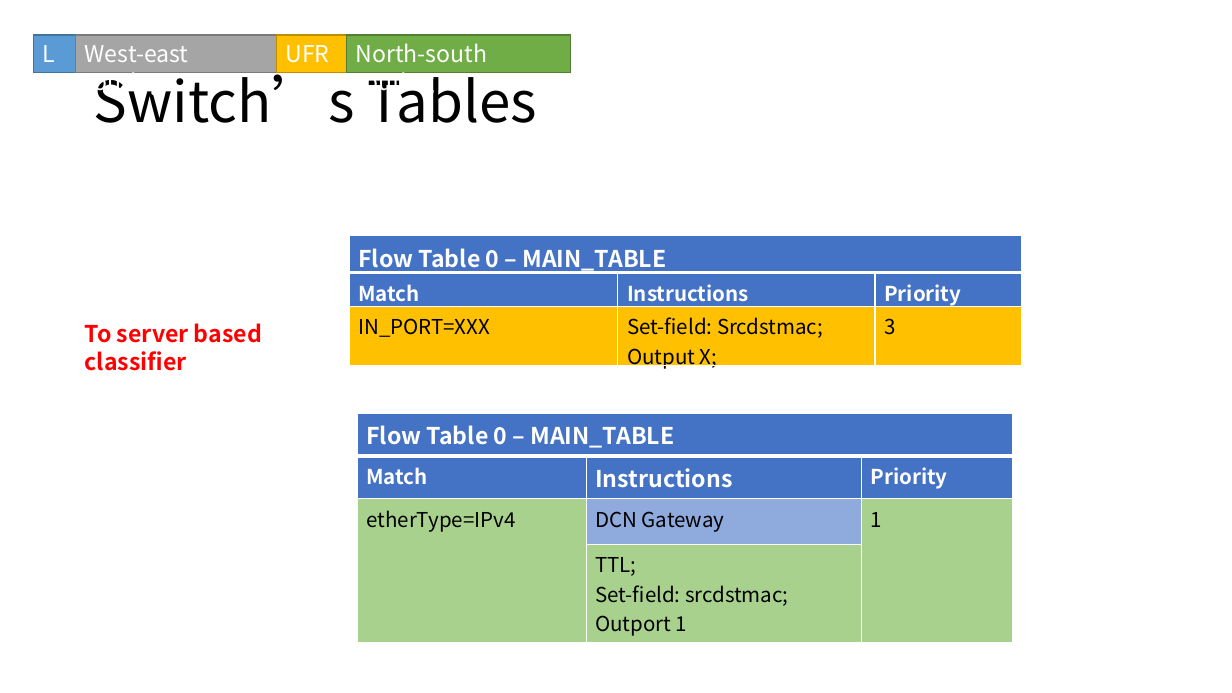
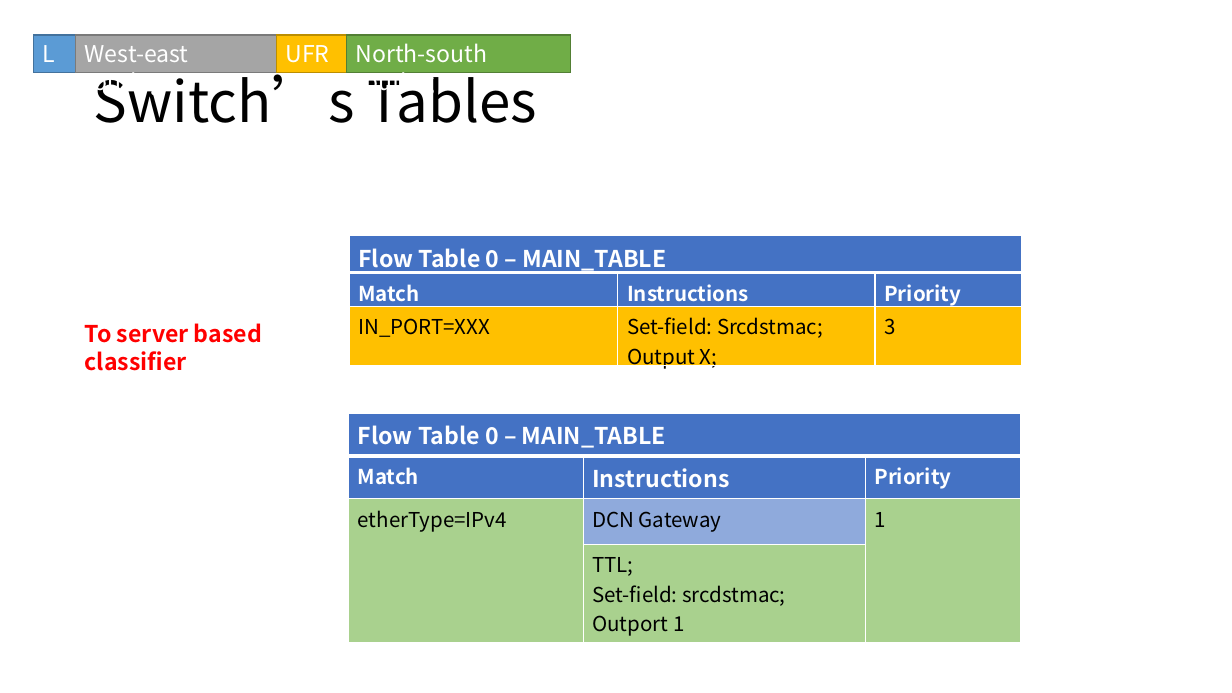
Before and after one commit to magaboomchen/SelfAdaptiveMano, a slide deck: slide 4 of doc/SoftwareDesign/NetworkController/SwitchCentricOFRouter-singleTable.pptx. Drawn at 1232x693 pixels with LibreOffice and Linux fonts; fonts in the diff are those of the drawing. Boxes give left, top, right and bottom in pixels: in the first picture for what was removed or moved away, otherwise in the second. Text is boxed around its words. In the diff, an @@ line names an element or a change of style, - is before the commit and + after.

```diff
--- a/doc/SoftwareDesign/NetworkController/SwitchCentricOFRouter-singleTable.pptx
+++ b/doc/SoftwareDesign/NetworkController/SwitchCentricOFRouter-singleTable.pptx
@@ table: place and size @@
-table at box(358, 413, 1014, 640)
+table at box(348, 413, 1020, 640)
```
Also in this commit, not shown: 17 other files.
